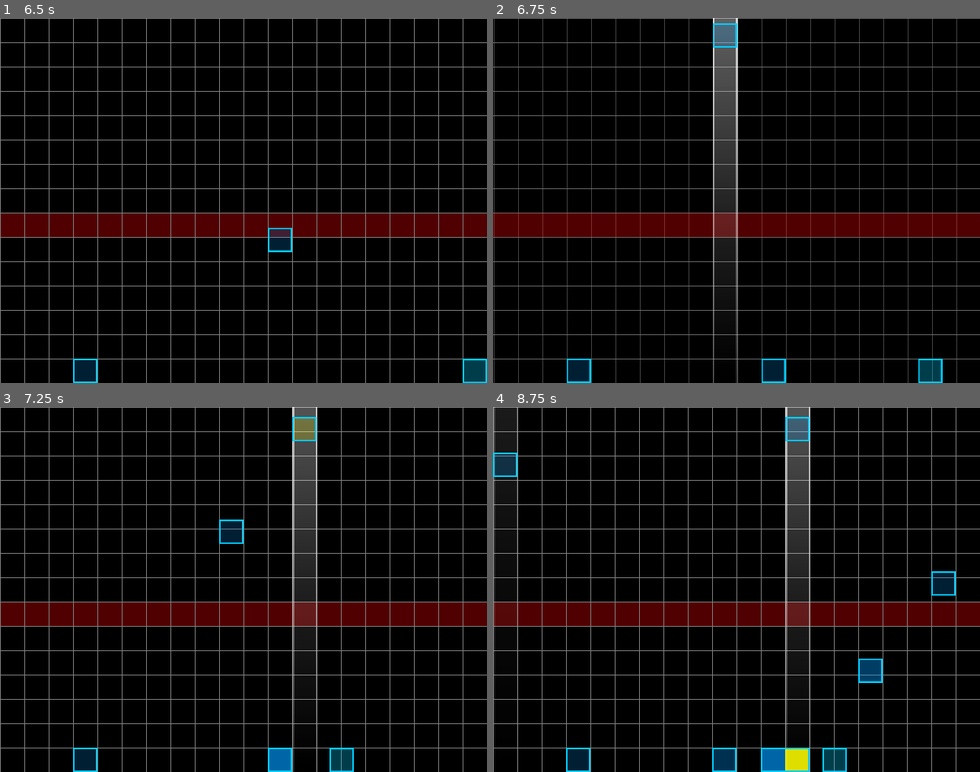
Above: before the commit, frames 1-4 (two rows, left to right).
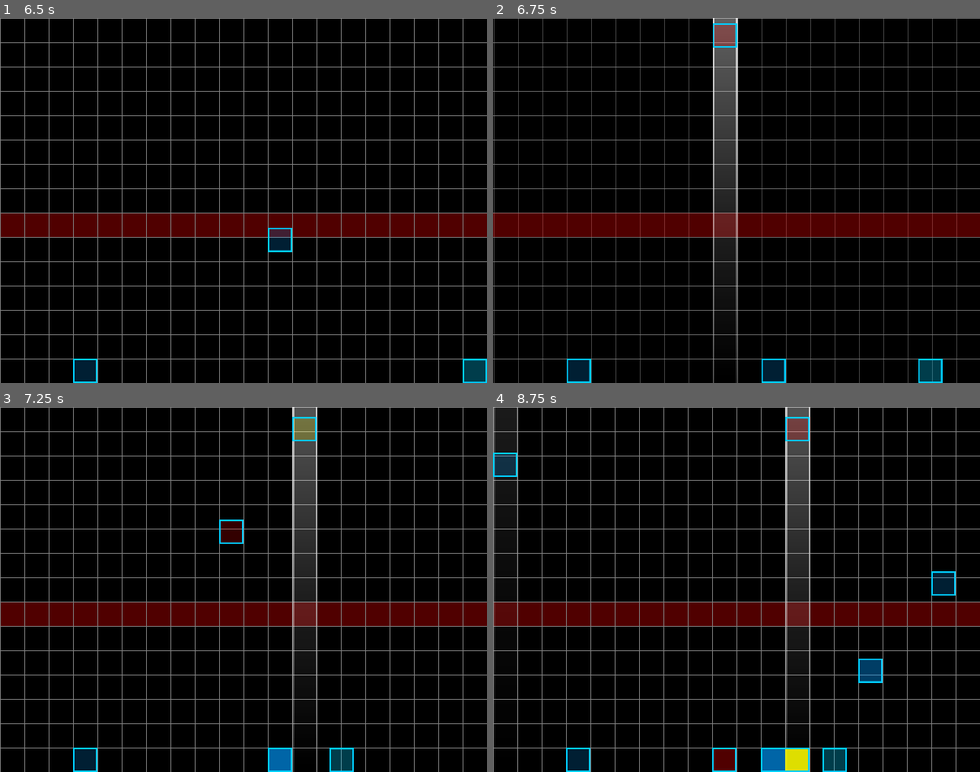
Above: after the commit, the same moments.

Repository: boscutti939/Blocks
Game: Godot game, scene res://Scenes/Menu.tscn
The game is run twice, just before and just after one commit, with the same random seed, the same clock (stepped at 60 frames per second) and the same inputs.
Inputs:
- Up to frame 1 (6.5 s): click "Play" at 0.5 s; click "Play" at 1.25 s; click "Options" at 2 s; tap Enter at 2.75, 3.6, 5.1 s; hold Enter 2.78-3.53 s; hold D 2.78-4.28 s; tap Space at 3.02, 3.77, 5.27, 6.02 s; hold A 4.28-5.03 s; hold Enter 4.28-5.03 s; hold D from 5.03 s (still down); hold Enter from 5.78 s (still down)
- Up to frame 2 (6.75 s): release D at 6.53 s; release Enter at 6.53 s; hold A from 6.53 s (still down); tap Enter at 6.6 s
- Up to frame 3 (7.25 s): keep holding A; tap Space at 6.77 s
- Up to frame 4 (8.75 s): release A at 7.28 s; hold D 7.28-8.03 s; hold Enter 7.28-8.03 s; hold A from 8.03 s (still down); tap Enter at 8.1 s; tap Space at 8.27 s

Frame 1 is identical in both runs. In frame 2, 0.3% of the frame differs, in the area x 45-50%, y 1-8%; in frame 3, 0.3%; in frame 4, 0.5%, in the area x 45-65%, y 3-100%.

Commit message:
more bug fixes

Diff:
--- a/Scenes/Blocks/exploding_block.tscn
+++ b/Scenes/Blocks/exploding_block.tscn
@@ -25,6 +25,7 @@
 
 [node name="exploding_block" type="RigidBody2D"]
 collision_layer = 17
+collision_mask = 16
 mode = 3
 gravity_scale = 4.0
 script = ExtResource( 1 )
@@ -134,6 +135,7 @@
 script = ExtResource( 7 )
 
 [node name="beep_timer" type="Timer" parent="fuse_audio"]
+pause_mode = 1
 
 [node name="outline" type="Sprite" parent="."]
 texture = ExtResource( 8 )
--- a/Scenes/Blocks/grey_block.tscn
+++ b/Scenes/Blocks/grey_block.tscn
@@ -21,6 +21,7 @@
 
 [node name="grey_block" type="RigidBody2D"]
 collision_layer = 17
+collision_mask = 16
 mode = 3
 gravity_scale = 16.0
 script = ExtResource( 1 )
--- a/Scenes/Blocks/yellow_block.tscn
+++ b/Scenes/Blocks/yellow_block.tscn
@@ -24,6 +24,7 @@
 
 [node name="yellow_block" type="RigidBody2D"]
 collision_layer = 17
+collision_mask = 16
 mode = 3
 gravity_scale = 4.0
 script = ExtResource( 1 )
--- a/Scenes/field.tscn
+++ b/Scenes/field.tscn
@@ -24,29 +24,29 @@
 [sub_resource type="RectangleShape2D" id=1]
 extents = Vector2( 32, 32 )
 
-[sub_resource type="ShaderMaterial" id=4]
+[sub_resource type="ShaderMaterial" id=2]
 shader = ExtResource( 16 )
 shader_param/tiled_factor = Vector2( 5, 5 )
 shader_param/aspect_ratio = 0.5
 
-[sub_resource type="Gradient" id=5]
+[sub_resource type="Gradient" id=3]
 colors = PoolColorArray( 1, 0.305882, 0, 1, 1, 0.305882, 0, 1 )
 
-[sub_resource type="GradientTexture" id=6]
-gradient = SubResource( 5 )
+[sub_resource type="GradientTexture" id=4]
+gradient = SubResource( 3 )
 width = 720
 
-[sub_resource type="RectangleShape2D" id=7]
+[sub_resource type="RectangleShape2D" id=5]
 extents = Vector2( 320, 240 )
 
-[sub_resource type="DynamicFont" id=10]
+[sub_resource type="DynamicFont" id=6]
 size = 48
 font_data = ExtResource( 20 )
 
+[sub_resource type="DynamicFont" id=7]
+font_data = ExtResource( 19 )
+
 [sub_resource type="DynamicFont" id=8]
-font_data = ExtResource( 19 )
-
-[sub_resource type="DynamicFont" id=11]
 font_data = ExtResource( 19 )
 
 [sub_resource type="Animation" id=9]
@@ -150,7 +150,40 @@
 bus = "Music"
 script = ExtResource( 13 )
 
-[node name="TileMap" type="TileMap" parent="."]
+[node name="lava" type="Node2D" parent="."]
+position = Vector2( 320, 480 )
+z_index = 10
+script = ExtResource( 15 )
+__meta__ = {
+"_edit_group_": true
+}
+
+[node name="Sprite" type="Sprite" parent="lava"]
+material = SubResource( 2 )
+position = Vector2( -1.47239e-05, 608.843 )
+rotation = 1.5708
+scale = Vector2( 1.69253, 702 )
+texture = SubResource( 4 )
+script = ExtResource( 17 )
+
+[node name="Area2D" type="Area2D" parent="lava"]
+visible = false
+monitorable = false
+collision_layer = 4
+collision_mask = 4
+
+[node name="CollisionShape2D" type="CollisionShape2D" parent="lava/Area2D"]
+position = Vector2( 0, 272 )
+shape = SubResource( 5 )
+
+[node name="sceneCamera" type="Camera2D" parent="."]
+pause_mode = 2
+anchor_mode = 0
+current = true
+smoothing_speed = 10.0
+script = ExtResource( 11 )
+
+[node name="TileMap" type="TileMap" parent="sceneCamera"]
 z_index = -5
 tile_set = ExtResource( 14 )
 cell_size = Vector2( 32, 32 )
@@ -159,39 +192,6 @@
 __meta__ = {
 "_edit_lock_": true
 }
-
-[node name="lava" type="Node2D" parent="."]
-position = Vector2( 320, 480 )
-z_index = 10
-script = ExtResource( 15 )
-__meta__ = {
-"_edit_group_": true
-}
-
-[node name="Sprite" type="Sprite" parent="lava"]
-material = SubResource( 4 )
-position = Vector2( -1.47239e-05, 608.843 )
-rotation = 1.5708
-scale = Vector2( 1.69253, 702 )
-texture = SubResource( 6 )
-script = ExtResource( 17 )
-
-[node name="Area2D" type="Area2D" parent="lava"]
-visible = false
-monitorable = false
-collision_layer = 4
-collision_mask = 4
-
-[node name="CollisionShape2D" type="CollisionShape2D" parent="lava/Area2D"]
-position = Vector2( 0, 272 )
-shape = SubResource( 7 )
-
-[node name="sceneCamera" type="Camera2D" parent="."]
-pause_mode = 2
-anchor_mode = 0
-current = true
-smoothing_speed = 10.0
-script = ExtResource( 11 )
 
 [node name="gameOverSplash" type="Node2D" parent="sceneCamera"]
 modulate = Color( 1, 1, 1, 0 )
@@ -217,6 +217,7 @@
 }
 
 [node name="maxheightlabel" type="Label" parent="sceneCamera/gameOverSplash"]
+modulate = Color( 1, 1, 1, 0 )
 anchor_left = 0.5
 anchor_top = 0.5
 anchor_right = 0.5
@@ -236,6 +237,7 @@
 }
 
 [node name="pressf5label" type="Label" parent="sceneCamera/gameOverSplash"]
+modulate = Color( 1, 1, 1, 0 )
 anchor_left = 0.5
 anchor_top = 0.5
 anchor_right = 0.5
--- a/Scenes/sceneCamera.gd
+++ b/Scenes/sceneCamera.gd
@@ -27,18 +27,17 @@
 	if global.gameOver == true:
 		pass;
 	else:
-		get_parent().get_node("TileMap").position.y = position.y;
 		if get_parent().has_node("player") and get_node("../player").died == false:
 			if get_parent().get_node("player").position.y < newdest.y + 480-192+16 and get_parent().get_node("player").onfloor and get_parent().get_node("player").is_on_floor():
 				olddest = newdest;
 				newdest.y -= olddest.y + 480 - round($"../player".position.y) - 16 - 32;
 				updatePosition();
-	#			position.y -= 96;
 			elif get_parent().get_node("player").position.y > newdest.y + 480 and newdest.y < 0:
 				olddest = newdest;
 				newdest.y += 128;
+				if newdest.y > 0:
+					newdest.y = 0;
 				updatePosition();
-	#			position.y += 96;
 		if not $shakeTime.is_stopped() and get_parent().has_node("player"):
 			var shakeratio = $shakeTime.time_left / $shakeTime.wait_time;
 			offset.x += rand_range(-(intensity)*shakeratio, intensity*shakeratio);
--- a/Scripts/block_spawner/block_spawner.gd
+++ b/Scripts/block_spawner/block_spawner.gd
@@ -34,7 +34,7 @@
 	if get_parent().has_node("player"):
 		$timer.wait_time = rand_range(1.0/maxSpawnRate, time);
 		var choice = round(rand_range(0, 100));
-		if choice in range(0, 90):
+		if choice in range(0, 80):
 			block = blockToSpawn.instance();
 		elif choice in range(80, 98):
 			block = explodingBlockToSpawn.instance();
--- a/Scripts/exploding_block/fuse_audio.gd
+++ b/Scripts/exploding_block/fuse_audio.gd
@@ -3,14 +3,14 @@
 # Declare member variables here. Examples:
 # var a = 2
 # var b = "text"
-
+onready var global = $"/root/Global";
 # Called when the node enters the scene tree for the first time.
 #func _ready():
 #	pass;
 
 # Called every frame. 'delta' is the elapsed time since the previous frame.
 func _process(delta):
-	if get_tree().paused == true:
+	if get_tree().paused == true and global.gameOver == true:
 		stop();
 		$beep_timer.stop();
 		$"../fuse_time".stop();
--- a/Scripts/field.gd
+++ b/Scripts/field.gd
@@ -6,7 +6,7 @@
 onready var global = get_node("/root/Global");
 # Called when the node enters the scene tree for the first time.
 func _ready():
-	pass # Replace with function body.
+	global.gameOver = false;
 
 onready var maxheightlabel = $sceneCamera/gameOverSplash/maxheightlabel;
 
--- a/Scripts/player/player.gd
+++ b/Scripts/player/player.gd
@@ -63,11 +63,12 @@
 
 func _process(delta):
 	pass;
+#	label.text = str(onfloor);
 #	label.text = str(position.y);
 
 func _physics_process(delta):
 	if died == false:
-		if is_on_floor():
+		if is_on_floor() and onfloor:
 			var blockHeight = ceil((480 - 16 - round(position.y)) / 32);
 			maxBlockHeight = max(blockHeight, maxBlockHeight);
 			global.updateBlockHeight(maxBlockHeight);
Not shown: 6 places in Scenes/field.tscn that only renumber resources
